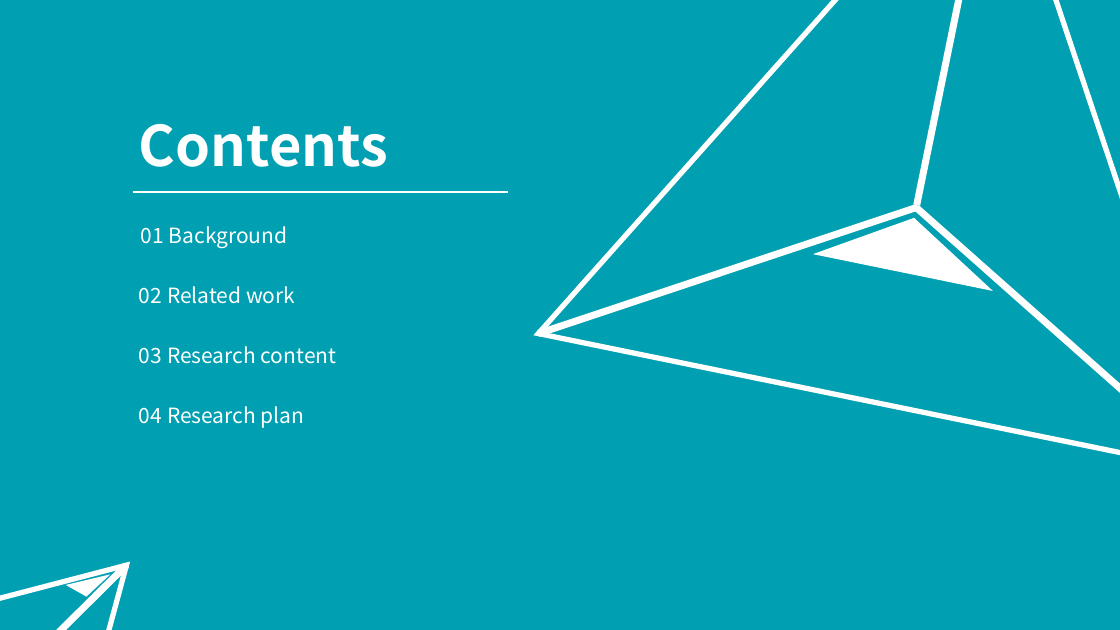
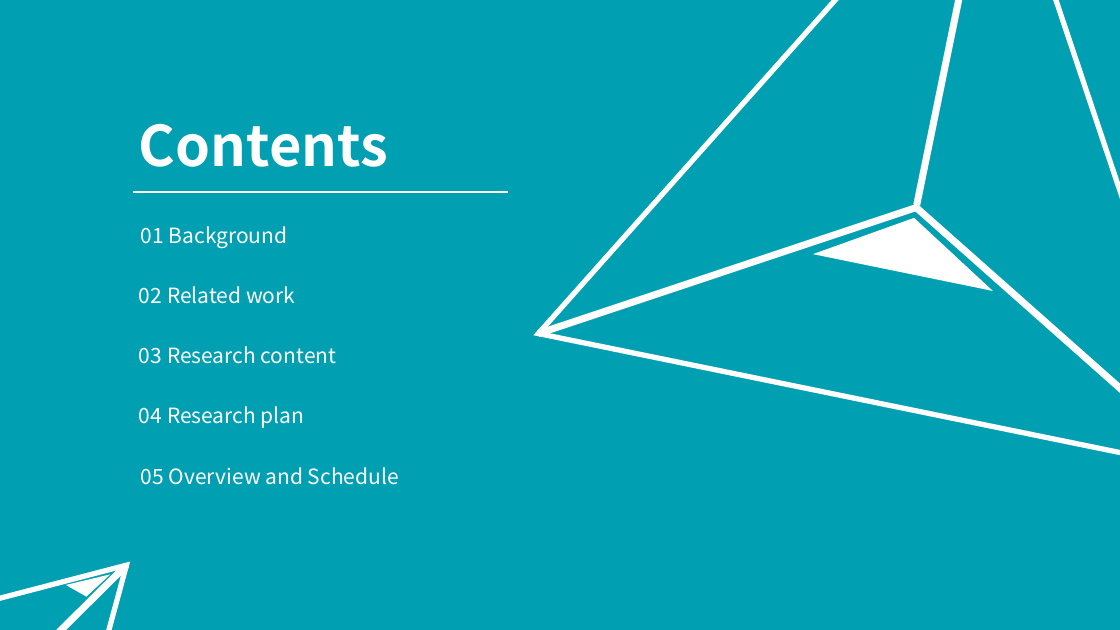
Before and after one commit to royalvald/MediumTest, a slide deck: slide 2 of 开题/中期答辩.pptx. Drawn at 1120x630 pixels with LibreOffice and Linux fonts; fonts in the diff are those of the drawing. Boxes give left, top, right and bottom in pixels: in the first picture for what was removed or moved away, otherwise in the second. Text is boxed around its words. In the diff, an @@ line names an element or a change of style, - is before the commit and + after.

```diff
--- a/开题/中期答辩.pptx
+++ b/开题/中期答辩.pptx
@@ text added at (141, 467, 399, 485), 18 pt, text #FFFFFF @@
+05 Overview and Schedule
```
Also in this commit, not shown: 15 other slides changed, 4 slides added, 1 slide removed, 3 other files.
